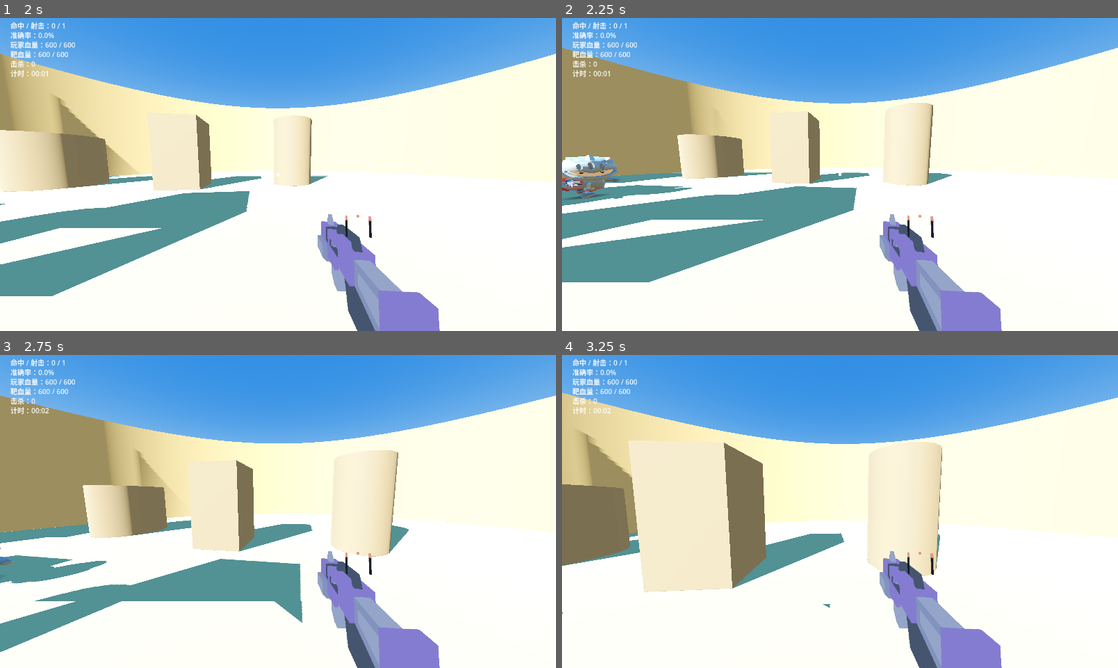
Above: before the commit, frames 1-4 (two rows, left to right).
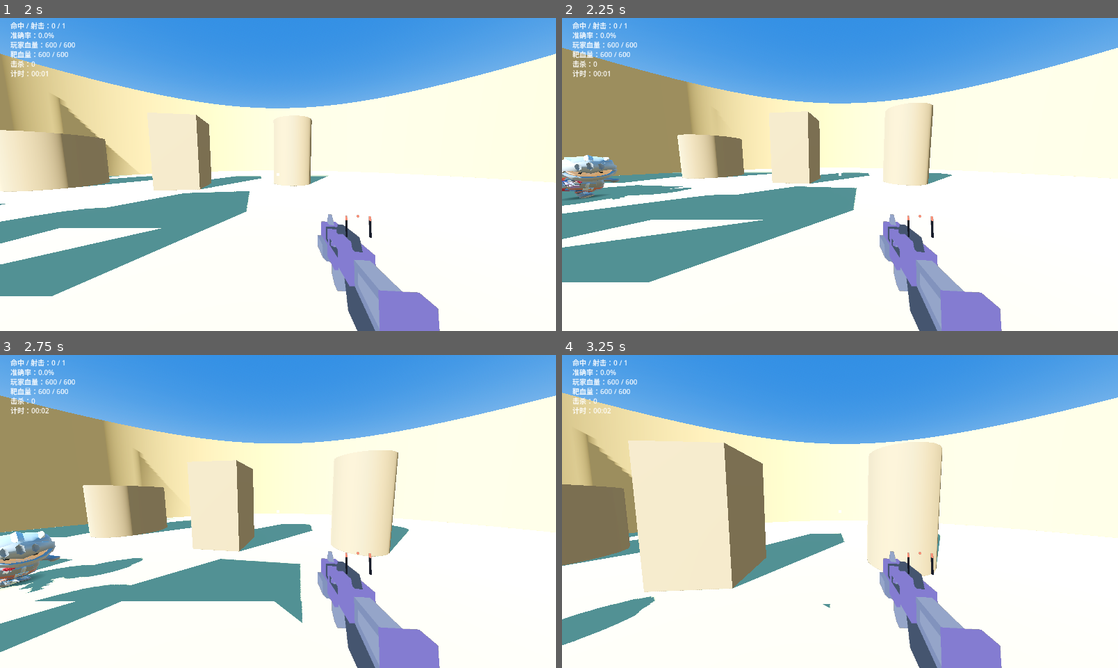
Above: after the commit, the same moments.

Repository: sefFumyc/Aimtrainer_ApexLegends
Game: Godot game, scene res://src/scenes/main.tscn
Two runs of this game, one before a commit and one after it. Both use one fixed random seed, a clock stepped at 60 frames per second and the inputs below.
Inputs (mouse positions are in pixels of both pictures, inside the frame that each line leads up to):
- Up to frame 1 (2 s): click "开始对局" at 0.5 s; tap Enter at 1.25 s; move the mouse to (305, 174) at 1.27 s; hold W (move_forward) from 1.28 s (still down); hold Space (jump) from 1.28 s (still down); click (305, 174) at 1.42 s
- Up to frame 2 (2.25 s): keep holding W (move_forward); move the mouse to (812, 174) at 2.02 s; release Space (jump) at 2.03 s; right-click (812, 174) at 2.1 s
- Up to frame 3 (2.75 s): keep holding W (move_forward); tap Space (jump) at 2.27, 2.3, 2.57 s
- Up to frame 4 (3.25 s): keep holding W (move_forward); move the mouse to (851, 505) at 2.77 s; hold Ctrl (crouch) from 2.78 s (still down); tap Space (jump) at 3.05 s

Frame 1 is identical in both runs. In frame 2, 0.3% of the frame differs, in the area x 0-24%, y 43-58%; in frame 3, 1.9%, in the area x 0-26%, y 56-77%; in frame 4, 1.1%.
Error in both runs: Invalid assignment of property or key 'disabled' with value of type 'bool' on a base object of type 'HSlider'. (res://src/scenes/settings_panel.gd:572)

Commit message:
bot 空中变向钉到升程一半：起跳沿预读变向计时器取代上升/下降分档（ADR-0027）
- 起跳沿预读：变向计时器剩余 ≤ 滞空时长（0.724s）则本跳空中变向预约成立，钉到升程一半（起跳后 0.181s、vz 降至 143）执行
- 下降期到点不再丢弃，与上升期到点统一钉点执行；变向计时器本身不动，原定到点照旧走「作废重抽」通道（节奏零偏移）
- 一次滞空最多一次；受击躲避/防撞翻向/贴墙内拐豁免不变，躲避翻向与预约叠加（预约不清）
- 分段快照机制（_air_strafe）退役删除，空中直读 avoidance.dir；AIR_TIME/AIR_FLIP_VZ 常量推导自移动模型
- 落地减速彻底消失：钉点后剩 0.543s 旋转预算 ≈187° ≥ 180°，落地前速度完全转正
- 测试重写：删 3 个旧分段测试、新增 4 个钉点测试，GUT 202/202 全绿

Diff:
--- a/src/logic/avoidance.gd
+++ b/src/logic/avoidance.gd
@@ -72,7 +72,8 @@
 
 ## 推进计时：变向计时归零 → 翻向并重抽（含前后分量）；切换计时归零 → 按权重抽新模式并重置变向计时。
 ## `allow_flip = false` 时到点**作废**：不翻向、不掷前后分量、`since_flip` 不清，但间隔照常重抽
-## （bot 空中变向分段的丢弃/挂起中后到作废共用这条通道，ADR-0024）。返回本帧是否真的自然变向。
+## （bot 空中到点一律走这条通道——预约的空中变向由钉点执行、不经计时器到点，ADR-0027）。
+## 返回本帧是否真的自然变向。
 func update(dt: float, allow_flip := true) -> bool:
 	since_flip += dt
 	var flipped := false
@@ -90,6 +91,14 @@
 		flip_timer = _random_seconds(_mode_range())
 		switch_timer = _random_seconds(Vector2(_config.switch_min, _config.switch_max))
 	return flipped
+
+## 空中变向钉点执行（ADR-0027）：翻向 + 重掷前后分量 + 重置「最短躲避时间」时钟。
+## **不动变向计时器**——原定到点照旧走到、在空中经「作废重抽」通道重抽（节奏零偏移）。
+## 与 `update` 的自然变向内容一致，只是执行时机由 bot 侧的升程一半钉点决定、不经计时器到点。
+func pinned_flip() -> void:
+	dir = -dir
+	fore_mix = _roll_fore_mix()
+	since_flip = 0.0
 
 ## 撞墙 / 前向探测被迫反向：只翻方向，不动任何计时、不重掷前后分量。
 ## 它是安全纠正、永不被「最短躲避时间」拦，但仍算方向确定事件 → 重置时钟。
--- a/src/logic/bot_ai.gd
+++ b/src/logic/bot_ai.gd
@@ -31,6 +31,12 @@
 const FLIP_COMMIT := 0.3
 ## 物理实际位移低于纯逻辑步长的这个比例即视为「被挡住」。
 const BLOCK_RATIO := 0.5
+
+## 空中变向钉点（票 12 / ADR-0027）：预读窗 = 滞空时长（平地抛体 2v/g）；
+## 钉点 = 升程一半，此刻垂直速度降到初速一半——之后剩余滞空仍够 6 rad/s 转满 180°，
+## 落地不触发「转向衰减」急刹。
+const AIR_TIME := 2.0 * MovementSimulator.JUMP_VELOCITY / MovementSimulator.GRAVITY
+const AIR_FLIP_VZ := 0.5 * MovementSimulator.JUMP_VELOCITY
 
 ## 「bot 滑铲」（票 09 / ADR-0016）：注入初速定稿 399 u/s——玩家看不见前摇，直接满速滑出。
 const SLIDE_INJECT_SPEED := 399.0
@@ -97,10 +103,10 @@
 var _slide_face_from := 0.0 ## 滑铲起始朝向（起步段从这里插值到滑行方向，ADR-0017）
 var _jump_rng: RandomNumberGenerator ## 跳跃骰独立随机源：不污染开火/滑铲序列（ADR-0023）
 var _jump_wait := -1.0 ## 距下一次跳跃判定的秒数；<0 = 待落窗（spawn 后首帧重抽首跳间隔）
-## bot 空中机动三态（票 12 / ADR-0024）：
-var _air_strafe := 0.0 ## 空中侧向快照：起跳沿锁定当前方向，apex 沿与安全翻向处跟进
-var _air_armed := false ## 上升期已挂起一个待应用的自然变向（挂起唯一，后到作废）
+## bot 空中机动状态（票 12 / ADR-0027）：
+var _air_armed := false ## 起跳沿预读成立的本跳空中变向预约（钉到升程一半执行，一次滞空一次）
 var _air_prev := false ## 上一帧是否滞空（起跳 / 落地沿检测）
+var _air_rising_prev := false ## 上一帧是否上升期（连跳帧级滞空连成一段时的段内起跳沿检测）
 
 ## `probe` 签名 `(origin: Vector2, dir: Vector2, length: float) -> bool`，可为空（则只做解析边界探测）。
 func _init(rng: RandomNumberGenerator, config: AvoidanceController.Config, probe := Callable()) -> void:
@@ -126,9 +132,9 @@
 	_slide_jump = false
 	_slide_cd = 0.0
 	_jump_wait = -1.0
-	_air_strafe = 0.0
 	_air_armed = false
 	_air_prev = false
+	_air_rising_prev = false
 	avoidance.spawn()
 
 ## 清除攻击锁定与两项计时（玩家重生时调用）：bot 之后重新按视锥计时。
@@ -142,25 +148,25 @@
 		respawn_left = maxf(0.0, respawn_left - dt)
 		return shots
 
-	# 空中机动沿检测（票 12 / ADR-0024）：起跳沿锁定侧向快照；落地沿清挂起；
-	# 多跳连跳帧级 airborne 连成一段（无落地沿）→ 挂起清零改挂 apex 沿：过最高点即消费挂起的
-	# 变向（快照跟进到已翻方向）。快照记录先于本帧变向判定（起跳沿先跑）。
+	# 空中机动沿检测（票 12 / ADR-0027）：起跳沿预读变向计时器——剩余 ≤ 滞空时长则本跳
+	# 空中变向预约成立，钉到升程一半（vz 降至初速一半）执行；落地沿清预约。多跳连跳帧级
+	# airborne 连成一段（无起落沿）→ 段内起跳沿用上升期恢复沿检测（vz 由 ≤0 翻正即新跳）。
 	var air := sim.airborne()
-	var rising := air and sim.vertical_speed() > 0.0
-	if air and not _air_prev:
-		_air_strafe = float(avoidance.dir)
-		_air_armed = false
+	var vz := sim.vertical_speed()
+	var rising := air and vz > 0.0
+	if air and (not _air_prev or (rising and not _air_rising_prev)):
+		_air_armed = avoidance.flip_timer <= AIR_TIME
 	elif not air and _air_prev:
 		_air_armed = false
-	elif _air_armed and not rising:
+	elif air and _air_armed and rising and vz <= AIR_FLIP_VZ:
+		# 钉点执行（ADR-0027）：翻向 + 掷前后分量 + 清时钟；变向计时器本身不动，
+		# 原定到点照旧走到、在空中走「作废重抽」通道——重抽时机与地面节奏零偏移。
 		_air_armed = false
-		_air_strafe = float(avoidance.dir)
+		avoidance.pinned_flip()
+	_air_rising_prev = rising
 	_air_prev = air
-	# 自然变向分段（ADR-0024）：空中挂起中后到作废、下降期丢弃；地面与空中上升期未挂起照常。
-	var allow := not (air and (_air_armed or not rising))
-	var flipped := avoidance.update(dt, allow)
-	if flipped and air:
-		_air_armed = true
+	# 空中到点一律作废重抽（预约的变向走钉点、不经计时器到点）；地面照常。
+	avoidance.update(dt, not air)
 	_flip_hold = maxf(0.0, _flip_hold - dt)
 	var pos := sim.position()
 	# 「朝向」= 指向玩家的水平方向（yaw 绕 +Y 右旋，前向 world = (-sin, -cos)）；
@@ -193,13 +199,12 @@
 		strafe = inward.x
 		fwd = inward.y
 	else:
-		# 空中机动（票 12 / ADR-0024）：前后输入归零——空中无加减速，前向输入只会把速度
-		# 整体拉向面朝方向（bot 面朝玩家 = 空中朝玩家窜）；侧向上升期喂起跳快照
-		# （自然变向挂起到最高点）、下降期喂当前方向（已翻即已应用，丢弃者方向未变）。
+		# 空中机动（票 12 / ADR-0027）：前后输入归零——空中无加减速，前向输入只会把速度
+		# 整体拉向面朝方向（bot 面朝玩家 = 空中朝玩家窜）；侧向直读当前方向——预约变向已在
+		# 升程一半钉点生效，防撞/躲避翻向当帧同步，快照机制随 ADR-0024 分段规则退役。
 		# 贴墙内拐分支整体豁免（安全行为优先），本覆盖只在常规路径生效。
 		if air:
 			fwd = 0.0
-			strafe = _air_strafe if rising else float(avoidance.dir)
 		# 前向探测（ADR-0005）：提前变向，复用撞墙反向的优惠语义。
 		# 承诺窗口内不翻——两个侧向都被探到受阻时，每帧翻向会把速度抖没。
 		var probe_len := _probe_length(p)
@@ -232,9 +237,9 @@
 		_sliding = false
 		_slide_jump = false
 		_jump_wait = -1.0
-		_air_strafe = 0.0
 		_air_armed = false
 		_air_prev = false
+		_air_rising_prev = false
 		_reset_fire()
 		return true
 	_try_dodge(p)
@@ -331,12 +336,10 @@
 	if _pushes_outward(pos, _strafe_dir_vec(avoidance.dir, sim.get_facing())):
 		_wall_flip()
 
-## 「撞墙反向」统一入口（票 12 / ADR-0024）：翻向 + 空中侧向快照同步。
-## 安全纠正（前向探测 / 贴墙外推 / 物理受阻）不受空中变向分段管制，当帧立即生效；
-## 不同步快照的话，上升期的翻向会被旧快照滞留到 apex 才体现（违反「立即生效」）。
+## 「撞墙反向」统一入口（票 12 / ADR-0024）：安全纠正（前向探测 / 贴墙外推 / 物理受阻）
+## 不受空中变向钉点管制，翻向当帧生效——空中侧向直读 avoidance.dir，无需额外同步。
 func _wall_flip() -> void:
 	avoidance.wall_flip()
-	_air_strafe = float(avoidance.dir)
 
 ## 「侧向」方向在世界坐标下的单位向量（相对自身朝向，与移动模型的 right 轴约定一致）。
 func _strafe_dir_vec(dir: int, yaw: float) -> Vector2:
@@ -483,9 +486,9 @@
 	if pos.length() >= MovementSimulator.ARENA_RADIUS - WALL_EPS:
 		if _pushes_outward(pos, _strafe_dir_vec(-avoidance.dir, sim.get_facing())):
 			return
-	# 躲避是方向确定事件（ADR-0024）：空中翻向立即生效，同步侧向快照（同 _wall_flip）。
-	if avoidance.dodge(chance):
-		_air_strafe = float(avoidance.dir)
+	# 躲避是方向确定事件（ADR-0024 / 0027）：空中翻向立即生效——空中侧向直读
+	# avoidance.dir（快照已退役），无需同步。
+	avoidance.dodge(chance)
 
 # ---- 开火 ----
 
--- a/tests/unit/test_bot_ai.gd
+++ b/tests/unit/test_bot_ai.gd
@@ -666,7 +666,7 @@
 			mismatch = true
 	assert_false(mismatch, "命中/失手序列逐发一致（跳跃骰独立随机源）")
 
-# ---- bot 空中机动（票 12 / ADR-0024）----
+# ---- bot 空中机动（票 12 / ADR-0024、ADR-0027）----
 
 ## 玩家每帧跟随 bot 正前方 dist 处：锁定面朝 yaw = π（侧向轴恒 ±x）、距离恒定。
 func follow_player(p: BotAi.Perception, bot: BotAi, dist := 120.0) -> void:
@@ -724,75 +724,129 @@
 	assert_gt(absf(vz_takeoff), 60.0, "前置：起跳时带着明显的朝玩家分量（W 生效）")
 	assert_lt(absf(vz_late), 20.0, "空中前后输入归零：朝玩家分量被转回纯侧向")
 
-func test_air_flip_ascending_defers_to_apex() -> void:
-	# 上升期到点的自然变向：avoidance 状态照翻（挂起），输入维持起跳方向到最高点；
-	# apex（≈0.66s）后应用新方向，剩余下降期 6 rad/s 足以转过头。
+func test_air_flip_pinned_at_half_ascent() -> void:
+	# 升程内到点的自然变向钉到升程一半执行（ADR-0027）：到点帧（t≈0.35）只作废不翻向，
+	# 钉点（起跳≈0.30 + 0.18 ≈ 0.48，早于 apex≈0.66）才翻向并立刻切换输入——
+	# 剩余滞空 0.54s × 6 rad/s 足以转满 180°，落地前完成反向。
 	var bot := bot_at(Vector2(0.0, -120.0))
 	var p := jump_perception(0.3, 0.3)
 	bot.avoidance.dir = AvoidanceController.DIR_LEFT
-	bot.avoidance.flip_timer = 0.35 # flip_timer 自 spawn 起倒数：t≈0.35 到点（起跳 t≈0.3 后，仍在上升期）
+	bot.avoidance.flip_timer = 0.35 # flip_timer 自 spawn 起倒数：t≈0.35 到点（起跳 t≈0.30 后）
 	bot.avoidance.switch_timer = 999.0
-	var vx_mid := 0.0
+	var flip_at := -1.0
+	var dir_at_due := 0
 	var vx_late := 0.0
 	var elapsed := 0.0
 	while elapsed < 1.05:
 		follow_player(p, bot)
 		bot.update(0.01, p)
-		if elapsed >= 0.6 and elapsed < 0.61:
-			vx_mid = bot.sim.velocity().x
+		if flip_at < 0.0 and bot.avoidance.dir == AvoidanceController.DIR_RIGHT:
+			flip_at = elapsed
+		if elapsed >= 0.42 and elapsed < 0.43:
+			dir_at_due = bot.avoidance.dir
+		if elapsed >= 0.80 and elapsed < 0.81:
+			vx_late = bot.sim.velocity().x
+		elapsed += 0.01
+	assert_eq(dir_at_due, AvoidanceController.DIR_LEFT, "到点帧只作废：变向内容不在到点生效")
+	assert_gt(flip_at, 0.44, "钉点在升程一半（起跳≈0.30 + 0.18），不在到点帧（≈0.35）")
+	assert_lt(flip_at, 0.62, "钉点早于 apex（≈0.66）")
+	assert_lt(vx_late, 0.0, "钉点后 0.32s 速度已越过 90° 反向（旧 apex 规则此刻仍朝起跳方向）")
+
+func test_air_flip_descending_due_also_pinned() -> void:
+	# 下降期到点不再丢弃（ADR-0027）：只要起跳沿预读命中（剩余 ≤ 滞空时长），下降期原定的
+	# 到点同样钉到升程一半执行——到点帧（t≈0.80）不翻、钉点（≈0.48）翻；计时器不动，
+	# 原定到点在空中走「作废重抽」。
+	var bot := bot_at(Vector2(0.0, -120.0))
+	var p := jump_perception(0.3, 0.3)
+	bot.avoidance.dir = AvoidanceController.DIR_LEFT
+	bot.avoidance.flip_timer = 0.8 # t≈0.80 到点：旧规则属下降期（apex≈0.66、落地≈1.02 之间）
+	bot.avoidance.switch_timer = 999.0
+	var flip_at := -1.0
+	var timer_after_pin := -1.0
+	var timer_after_reroll := -1.0
+	var prev_timer := 999.0
+	var vx_late := 0.0
+	var elapsed := 0.0
+	while elapsed < 1.05:
+		follow_player(p, bot)
+		bot.update(0.01, p)
+		if flip_at < 0.0 and bot.avoidance.dir == AvoidanceController.DIR_RIGHT:
+			flip_at = elapsed
+		elif flip_at >= 0.0 and timer_after_pin < 0.0:
+			timer_after_pin = bot.avoidance.flip_timer # 钉点后第一帧的计时器读数
+		if prev_timer <= 0.02 and bot.avoidance.flip_timer > 0.1 and timer_after_reroll < 0.0:
+			timer_after_reroll = bot.avoidance.flip_timer # 到点作废后的重抽值
+		prev_timer = bot.avoidance.flip_timer
 		if elapsed >= 1.0:
 			vx_late = bot.sim.velocity().x
 		elapsed += 0.01
-	assert_ne(bot.avoidance.dir, AvoidanceController.DIR_LEFT, "到点已翻向（挂起的是应用时机）")
-	assert_gt(vx_mid, 150.0, "上升期输入维持起跳方向：速度仍朝 +x")
-	assert_lt(vx_late, 0.0, "apex 后应用新方向：下降期完成反向")
-
-func test_air_flip_descending_discarded() -> void:
-	# 下降期到点的自然变向被丢弃：不翻向、间隔照常重抽——整跳方向稳定，
-	# 落地帧输入与速度同向，不触发「转向衰减」急刹。
+	assert_gt(flip_at, 0.44, "下降期原定的到点提前到升程一半（≈0.48）执行")
+	assert_lt(flip_at, 0.62, "早于 apex（≈0.66）")
+	# 钉点后第一帧读数 = 原定到点(0.8) − 实际钉点时刻 − 两帧 dt（钉点帧与捕获帧各减一次）：
+	# 精确等式证明「不动也不重抽」——重抽值只会落在模式区间 [0.2, 1.0]，与读数无关。
+	assert_almost_eq(timer_after_pin, 0.8 - flip_at, 0.021, "钉点不动计时器：仍朝原定到点（0.8s）倒数")
+	var range_lo: float = AvoidanceController.STRAFE_MIN[bot.avoidance.mode]
+	var range_hi: float = AvoidanceController.STRAFE_MAX[bot.avoidance.mode]
+	assert_gte(timer_after_reroll, range_lo - 0.011, "原定到点在空中作废，间隔照常重抽")
+	assert_lte(timer_after_reroll, range_hi + 0.011, "重抽落在当前模式区间")
+	assert_eq(bot.avoidance.dir, AvoidanceController.DIR_RIGHT, "到点作废不翻回：方向保持钉点那一次")
+	assert_lt(vx_late, 0.0, "整跳反向完成")
+
+func test_air_flip_second_due_discarded() -> void:
+	# 钉点执行后同一滞空内再到的点作废（一次滞空一次，ADR-0027）：第二次到点不翻向、
+	# 间隔照常重抽，方向保持钉点应用的那一次。
 	var bot := bot_at(Vector2(0.0, -120.0))
 	var p := jump_perception(0.3, 0.3)
 	bot.avoidance.dir = AvoidanceController.DIR_LEFT
-	bot.avoidance.flip_timer = 0.8 # t≈0.80 到点：apex（≈0.66）之后、落地（≈1.02）之前
+	bot.avoidance.flip_timer = 0.35 # 第一次到点 t≈0.35（升程内）→ 作废；钉点 t≈0.48 → RIGHT
 	bot.avoidance.switch_timer = 999.0
-	var elapsed := 0.0
+	var pinned_seen := false
+	var rerolled := -1.0
+	var prev_timer := 999.0
 	var vx_late := 0.0
-	while elapsed < 1.0:
+	var elapsed := 0.0
+	while elapsed < 1.05:
 		follow_player(p, bot)
 		bot.update(0.01, p)
-		if elapsed >= 0.95:
+		if not pinned_seen and bot.avoidance.dir == AvoidanceController.DIR_RIGHT:
+			pinned_seen = true
+			bot.avoidance.flip_timer = 0.05 # 压第二次到点 t≈0.53，仍在空中（<1.02）
+		elif pinned_seen and rerolled < 0.0 and prev_timer <= 0.02 and bot.avoidance.flip_timer > 0.1:
+			rerolled = bot.avoidance.flip_timer # 第二次到点的作废重抽
+		prev_timer = bot.avoidance.flip_timer
+		if elapsed >= 1.0:
 			vx_late = bot.sim.velocity().x
 		elapsed += 0.01
-	assert_eq(bot.avoidance.dir, AvoidanceController.DIR_LEFT, "下降期到点不翻向")
-	# 作废也照常重抽：重抽值落在当前模式的变向区间内（±一帧 dt 容差）
+	assert_true(pinned_seen, "前置：钉点已翻向")
+	assert_gt(rerolled, 0.0, "前置：第二次到点已发生（作废重抽）")
 	var range_lo: float = AvoidanceController.STRAFE_MIN[bot.avoidance.mode]
-	assert_gt(bot.avoidance.flip_timer, range_lo - 0.011, "变向间隔照常重抽（作废不占位）")
-	assert_gt(vx_late, 150.0, "整跳方向稳定：速度仍朝起跳方向")
-
-func test_air_flip_armed_second_due_discarded() -> void:
-	# 上升期挂起一次后，同一滞空内再到的点作废（一次滞空最多挂起一个）：
-	# 第二次不翻向，apex 应用的仍是第一次挂起的方向（覆盖语义会翻回并保持旧方向）。
+	var range_hi: float = AvoidanceController.STRAFE_MAX[bot.avoidance.mode]
+	assert_gte(rerolled, range_lo - 0.011, "作废照常重抽")
+	assert_lte(rerolled, range_hi + 0.011, "重抽落在当前模式区间")
+	assert_eq(bot.avoidance.dir, AvoidanceController.DIR_RIGHT, "一次滞空一次：不再翻回")
+	assert_lt(vx_late, 0.0, "钉点方向保持到落地")
+
+func test_air_flip_not_armed_when_due_beyond_air() -> void:
+	# 起跳沿预读未命中（剩余 > 滞空时长）：空中无变向——整跳方向稳定，到点落在地面照常。
 	var bot := bot_at(Vector2(0.0, -120.0))
 	var p := jump_perception(0.3, 0.3)
 	bot.avoidance.dir = AvoidanceController.DIR_LEFT
-	bot.avoidance.flip_timer = 0.35 # 第一次到点 t≈0.35（上升期）→ 挂起，LEFT→RIGHT
+	bot.avoidance.flip_timer = 3.0 # 起跳（t≈0.30）时剩余 ≈2.7 > 0.724 → 不预约
 	bot.avoidance.switch_timer = 999.0
-	var armed_seen := false
+	var vx_late := 0.0
 	var elapsed := 0.0
 	while elapsed < 1.05:
 		follow_player(p, bot)
 		bot.update(0.01, p)
-		if bot.avoidance.dir == AvoidanceController.DIR_RIGHT and not armed_seen:
-			armed_seen = true
-			bot.avoidance.flip_timer = 0.05 # 压第二次到点 t≈0.40，仍在上升期（<0.66）
-		elapsed += 0.01
-	assert_true(armed_seen, "前置：第一次到点已挂起翻向")
-	assert_eq(bot.avoidance.dir, AvoidanceController.DIR_RIGHT, "挂起中再到点作废：不再翻回")
-	assert_lt(bot.sim.velocity().x, 0.0, "apex 应用的是第一次挂起的方向")
+		if elapsed >= 1.0:
+			vx_late = bot.sim.velocity().x
+		elapsed += 0.01
+	assert_eq(bot.avoidance.dir, AvoidanceController.DIR_LEFT, "预读未命中：空中无变向")
+	assert_gt(vx_late, 150.0, "整跳方向稳定：速度保持起跳方向")
 
 func test_air_block_flip_immediate_mid_air() -> void:
-	# 防撞翻向（on_blocked）不受分段管制：上升期翻向当帧生效——快照同步，
-	# 不被「上升期喂起跳方向」的快照机制滞留到 apex（守恒测试：现实现即绿）。
+	# 防撞翻向（on_blocked）不受钉点管制：上升期翻向当帧生效——空中侧向直读
+	# avoidance.dir，不被预约/钉点机制滞留（守恒测试：现实现即绿）。
 	var bot := bot_at(Vector2(0.0, -120.0))
 	var p := jump_perception(0.3, 0.3)
 	bot.avoidance.dir = AvoidanceController.DIR_LEFT
@@ -814,7 +868,8 @@
 	assert_lt(vx_after, 100.0, "翻向当帧起速度转向新方向（不被快照滞留）")
 
 func test_air_dodge_flip_immediate_mid_air() -> void:
-	# 受击躲避不受分段管制：上升期躲避翻向当帧生效（快照同步，守恒测试：现实现即绿）。
+	# 受击躲避不受钉点管制：上升期躲避翻向当帧生效（空中侧向直读 avoidance.dir，
+	# 守恒测试：现实现即绿）。
 	var bot := bot_at(Vector2(0.0, -120.0))
 	var p := jump_perception(0.3, 0.3)
 	p.dodge_chance = 1.0
Not shown, changed: CONTEXT.md
Not shown, changed: docs/adr/0024-bot-air-maneuvering-bhop-lock.md
Not shown, added: docs/adr/0027-bot-air-flip-pinned-to-half-ascent.md
